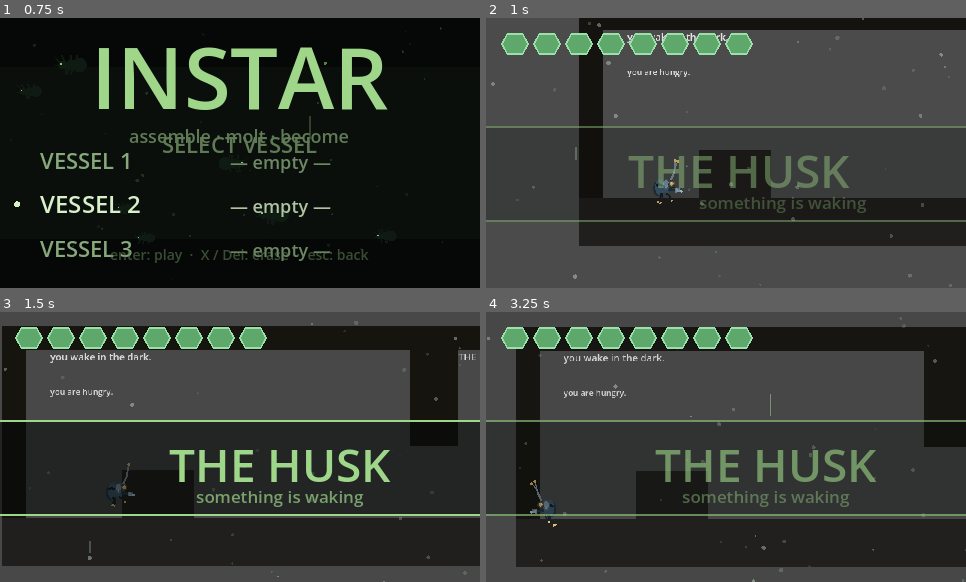
Above: before the commit, frames 1-4 (two rows, left to right).
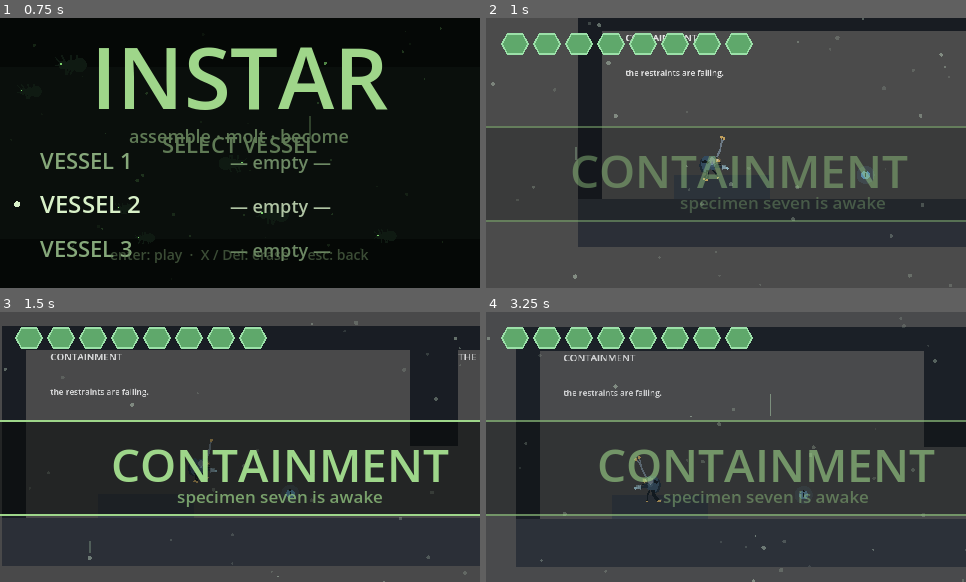
Above: after the commit, the same moments.

Repository: AdventurousArdvark/Bugvania
Game: Godot game, scene res://scenes/title.tscn
Same seed, same stepped clock (60 frames per second), same inputs: the game is played once before the commit and once after it.
Inputs (mouse positions are in pixels of both pictures, inside the frame that each line leads up to):
- Up to frame 1 (0.75 s): tap Enter (pause) at 0.5 s; move the mouse to (216, 207) at 0.52 s; hold D (move_right) from 0.53 s (still down); tap Space (jump) at 0.6 s; click (216, 207) at 0.67 s
- Up to frame 2 (1 s): keep holding D (move_right); tap Space (jump) at 0.77 s
- Up to frame 3 (1.5 s): tap Space (jump) at 1.07 s; release D (move_right) at 1.25 s; drag from (384, 487) to (235, 441) at 1.27 s
- Up to frame 4 (3.25 s): move the mouse to (582, 406) at 2.02 s; hold A (move_left) 2.03-2.75 s; tap Shift (dash) at 2.1 s; click (582, 406) at 2.17 s; tap Space (jump) at 2.3 s; drag from (750, 447) to (582, 406) at 2.77 s

Frame 1 is identical in both runs. In frame 2, 15% of the frame differs, in the area x 18-100%, y 0-85%; in frame 3, 23%; in frame 4, 24%, in the area x 6-100%, y 15-95%.

Commit message:
added datalog and codex

Diff:
--- /dev/null
+++ b/scripts/codex.gd
@@ -0,0 +1,48 @@
+extends RefCounted
+class_name Codex
+## The recovered-log store. Datalogs picked up in the world land here; the world saves
+## and restores them so a read log stays read. Order preserved for the codex reader.
+
+static var entries: Dictionary = {}      # id -> {title, body, order}
+static var _order: int = 0
+
+static func add(id: String, title: String, body: String) -> bool:
+	if entries.has(id):
+		return false
+	entries[id] = {"title": title, "body": body, "order": _order}
+	_order += 1
+	return true
+
+static func has(id: String) -> bool:
+	return entries.has(id)
+
+static func count() -> int:
+	return entries.size()
+
+static func all() -> Array:
+	var a := entries.values()
+	a.sort_custom(func(x, y): return int(x["order"]) < int(y["order"]))
+	return a
+
+static func clear() -> void:
+	entries = {}
+	_order = 0
+
+static func to_array() -> Array:
+	var a := []
+	for id in entries:
+		var e: Dictionary = entries[id]
+		a.append({"id": id, "title": e["title"], "body": e["body"], "order": e["order"]})
+	return a
+
+static func load_array(arr: Variant) -> void:
+	if not (arr is Array):
+		return
+	for e in arr:
+		if e is Dictionary and e.has("id"):
+			entries[str(e["id"])] = {
+				"title": str(e.get("title", "")),
+				"body": str(e.get("body", "")),
+				"order": int(e.get("order", _order)),
+			}
+			_order = maxi(_order, int(e.get("order", 0)) + 1)
--- /dev/null
+++ b/scripts/datalog.gd
@@ -0,0 +1,50 @@
+extends Area2D
+class_name Datalog
+## A recoverable log in the world. Touch it to record it to the Codex and read it.
+## Already-read logs (Codex.has) don't respawn. Silent world; these are the voice.
+
+@export var log_id: String = ""
+@export var title: String = "FIELD LOG"
+@export var body: String = ""
+@export var accent: Color = Color("#9fd68a")
+
+var _t: float = 0.0
+
+func _ready() -> void:
+	collision_layer = 0
+	collision_mask = 2                  # the player
+	if Codex.has(log_id):
+		queue_free()                    # already recovered — don't show again
+		return
+	var cs := CollisionShape2D.new()
+	var rs := RectangleShape2D.new()
+	rs.size = Vector2(26, 26)
+	cs.shape = rs
+	add_child(cs)
+	body_entered.connect(_on_body)
+
+func _process(delta: float) -> void:
+	_t += delta
+	queue_redraw()
+
+func _draw() -> void:
+	var pulse := 0.6 + 0.4 * sin(_t * 4.0)
+	draw_circle(Vector2.ZERO, 12.0, Color(accent.r, accent.g, accent.b, 0.18 * pulse))
+	draw_circle(Vector2.ZERO, 6.0, Color(accent.r, accent.g, accent.b, pulse))
+	# a thin data-glyph
+	draw_line(Vector2(0, -3), Vector2(0, 3), Color(0.05, 0.06, 0.05, 0.9), 2.0)
+	draw_circle(Vector2(0, -5), 1.4, Color(0.05, 0.06, 0.05, 0.9))
+
+func _on_body(b: Node) -> void:
+	if not b.is_in_group("player"):
+		return
+	if Codex.add(log_id, title, body):
+		Audio.play("charge_ready")
+	set_deferred("monitoring", false)
+	_open.call_deferred()
+
+func _open() -> void:
+	var r := LogReader.new()
+	get_tree().current_scene.add_child(r)
+	r.show_log(title, body, accent)
+	queue_free()
--- /dev/null
+++ b/scripts/log_reader.gd
@@ -0,0 +1,83 @@
+extends CanvasLayer
+class_name LogReader
+## A full-screen reader that surfaces when you recover a datalog. Pauses the world,
+## displays the entry like a corrupted terminal readout, dismisses on any key.
+
+func show_log(title: String, body: String, accent := Color("#9fd68a")) -> void:
+	process_mode = Node.PROCESS_MODE_ALWAYS    # runs while the tree is paused
+	layer = 60
+	get_tree().paused = true
+	var vp := get_viewport().get_visible_rect().size
+
+	var dim := ColorRect.new()
+	dim.color = Color(0.02, 0.02, 0.03, 0.7)
+	dim.set_anchors_preset(Control.PRESET_FULL_RECT)
+	dim.mouse_filter = Control.MOUSE_FILTER_IGNORE
+	add_child(dim)
+
+	var pw := minf(vp.x * 0.62, 640.0)
+	var ph := minf(vp.y * 0.6, 420.0)
+	var px := (vp.x - pw) * 0.5
+	var py := (vp.y - ph) * 0.5
+
+	var panel := ColorRect.new()
+	panel.color = Color(0.04, 0.05, 0.05, 0.96)
+	panel.position = Vector2(px, py)
+	panel.size = Vector2(pw, ph)
+	add_child(panel)
+	var bar := ColorRect.new()
+	bar.color = accent
+	bar.position = Vector2(px, py)
+	bar.size = Vector2(pw, 3)
+	add_child(bar)
+	var bar2 := ColorRect.new()
+	bar2.color = Color(accent.r, accent.g, accent.b, 0.4)
+	bar2.position = Vector2(px, py + ph - 3)
+	bar2.size = Vector2(pw, 3)
+	add_child(bar2)
+
+	var head := Label.new()
+	head.text = "▌ RECOVERED DATA"
+	head.add_theme_font_size_override("font_size", 13)
+	head.add_theme_color_override("font_color", Color(accent.r, accent.g, accent.b, 0.7))
+	head.position = Vector2(px + 22, py + 16)
+	add_child(head)
+
+	var ttl := Label.new()
+	ttl.text = title
+	ttl.add_theme_font_size_override("font_size", 22)
+	ttl.add_theme_color_override("font_color", accent)
+	ttl.position = Vector2(px + 22, py + 36)
+	ttl.size = Vector2(pw - 44, 30)
+	add_child(ttl)
+
+	var txt := Label.new()
+	txt.text = body
+	txt.add_theme_font_size_override("font_size", 16)
+	txt.add_theme_color_override("font_color", Color(0.86, 0.9, 0.85))
+	txt.autowrap_mode = TextServer.AUTOWRAP_WORD_SMART
+	txt.position = Vector2(px + 22, py + 78)
+	txt.size = Vector2(pw - 44, ph - 130)
+	add_child(txt)
+
+	var foot := Label.new()
+	foot.text = "▸ any key"
+	foot.add_theme_font_size_override("font_size", 12)
+	foot.add_theme_color_override("font_color", Color(0.55, 0.6, 0.55))
+	foot.horizontal_alignment = HORIZONTAL_ALIGNMENT_RIGHT
+	foot.position = Vector2(px, py + ph - 26)
+	foot.size = Vector2(pw - 20, 20)
+	add_child(foot)
+
+func _unhandled_input(event: InputEvent) -> void:
+	var dismiss := false
+	if event is InputEventKey and event.pressed and not event.echo:
+		dismiss = true
+	elif event is InputEventJoypadButton and event.pressed:
+		dismiss = true
+	elif event is InputEventMouseButton and event.pressed:
+		dismiss = true
+	if dismiss:
+		get_viewport().set_input_as_handled()
+		get_tree().paused = false
+		queue_free()
--- a/scripts/mod_intro.gd
+++ b/scripts/mod_intro.gd
@@ -1,27 +1,38 @@
 extends RefCounted
 class_name ModIntro
-## PROLOGUE — the husk. A short, quiet opening (the "Ceres station") you wake in and
-## crawl rightward out of, into the hive proper. No combat; pure threshold. Flows
-## seamlessly into The Hollow Mouth at x = 38T.
+## PROLOGUE — CONTAINMENT. Not a hive: a research facility. You wake strapped to a
+## table as a captured specimen (designation THREXNA), the restraints fail, and you
+## break out through the wall into the biosphere. Sterile, metallic, alarmed — the
+## "Ceres station" before the planet. The first datalog is recovered here.
 
-const F := "#22201e"
-const Wc := "#16140f"
+const F := "#2c3038"     # facility floor (cold metal)
+const Wc := "#191d23"    # facility wall
+
+const LOG1 := "Designation: THREXNA. Recovered alive from the impact furrow beyond the perimeter. Non-native — it breathes what would kill us, bleeds at the wrong temperature.\n\nRestraint log, cycle 9: the tissue is rejecting the table. It is learning the locks.\n\n[the remainder of this entry is corrupted]"
 
 static func build(w: World) -> void:
 	var T := w.T
-	# I1 — THE HUSK (you wake)
+
+	# I1 — CONTAINMENT (you wake on the table)
 	w.register_room("I1", Rect2(0.0, -8.0 * T, 18.0 * T, 10.0 * T), Vector2(3.0 * T, -T), "intro")
 	w.frame(0.0, 18.0 * T, -8.0 * T, 2.0 * T, false, true, 0.0, 0.0, Wc)
 	w.slab(0.0, 18.0 * T, 0.0, 2.0 * T, F)
-	w.slab(5.0 * T, 8.0 * T, -2.0 * T, 0.0, F)            # the broken shell you climb from
-	w.set_spawn("I1", Vector2(3.0 * T, -T))
-	w.label(Vector2(2.0 * T, -7.0 * T), "you wake in the dark.")
-	w.label(Vector2(2.0 * T, -5.5 * T), "you are hungry.", 11)
+	w.slab(4.0 * T, 8.0 * T, -T, 0.0, "#3a414b")          # the restraint table you wake on
+	w.set_spawn("I1", Vector2(5.0 * T, -2.0 * T))
+	w.label(Vector2(2.0 * T, -7.0 * T), "CONTAINMENT")
+	w.label(Vector2(2.0 * T, -5.5 * T), "the restraints are failing.", 11)
+	var dl := Datalog.new()
+	dl.log_id = "intro_threxna"
+	dl.title = "FIELD LOG // SPECIMEN 7"
+	dl.body = LOG1
+	dl.accent = Color("#7fd0ff")
+	dl.position = Vector2(12.0 * T, -T)
+	w.add_child(dl)
 
-	# I2 — THE MOLT (crawl toward the opening)
+	# I2 — THE BREACH (flee toward the broken wall into the planet)
 	w.register_room("I2", Rect2(18.0 * T, -8.0 * T, 20.0 * T, 10.0 * T), Vector2(19.0 * T, -T), "intro")
 	w.frame(18.0 * T, 38.0 * T, -8.0 * T, 2.0 * T, true, true, 0.0, 0.0, Wc)
 	w.slab(18.0 * T, 38.0 * T, 0.0, 2.0 * T, F)
-	w.slab(24.0 * T, 27.0 * T, -2.0 * T, -1.0 * T, F)
-	w.label(Vector2(19.0 * T, -7.0 * T), "THE MOLT")
-	w.label(Vector2(30.0 * T, -5.0 * T), "the hive opens ahead ▶", 11)
+	w.slab(24.0 * T, 27.0 * T, -2.0 * T, -1.0 * T, "#3a414b")   # toppled equipment to climb
+	w.label(Vector2(19.0 * T, -7.0 * T), "THE BREACH")
+	w.label(Vector2(29.0 * T, -5.0 * T), "the wall is broken. the planet is past it ▶", 10)
--- a/scripts/world.gd
+++ b/scripts/world.gd
@@ -149,7 +149,7 @@
 
 func _region_info(id: String) -> Dictionary:
 	if id == "intro":
-		return {"name": "THE HUSK", "sub": "something is waking", "tint": Color(0.12, 0.13, 0.14, 0.12)}
+		return {"name": "CONTAINMENT", "sub": "specimen seven is awake", "tint": Color(0.18, 0.22, 0.27, 0.12)}
 	var r := Regions.by_id(id)
 	if not r.is_empty():
 		return {"name": r.get("name", ""), "sub": r.get("sub", ""), "tint": r.get("tint", Color(0.3, 0.3, 0.3, 0.1))}
@@ -237,6 +237,7 @@
 		var owned: Variant = data.get("owned", [])
 		var cap := int(data.get("graft_capacity", 4))
 		_player.restore_grafts(owned if owned is Array else [], cap)
+	Codex.load_array(data.get("logs", []))
 
 func save_progress() -> void:
 	if _player == null:
@@ -259,6 +260,7 @@
 		"current_room": _current_room,
 		"checkpoint": [_checkpoint.x, _checkpoint.y],
 		"visited": vis,
+		"logs": Codex.to_array(),
 	})
 
 func _respawn() -> void:
Not shown, added: scripts/codex.gd.uid
Not shown, added: scripts/datalog.gd.uid
Binary file added: scripts/datalog_reader_preview.png
Not shown, added: scripts/datalog_reader_preview.png.import
Not shown, added: scripts/log_reader.gd.uid
